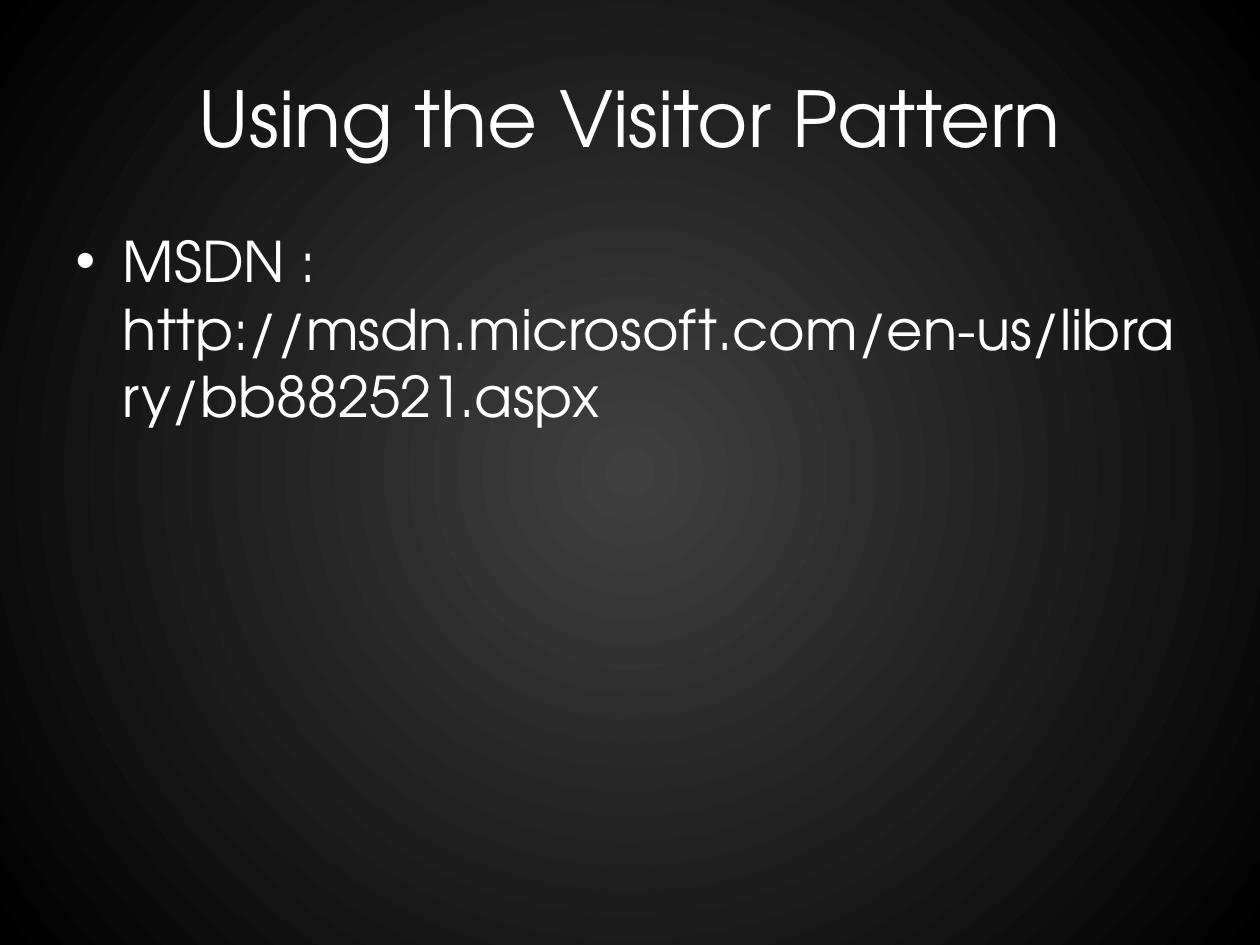
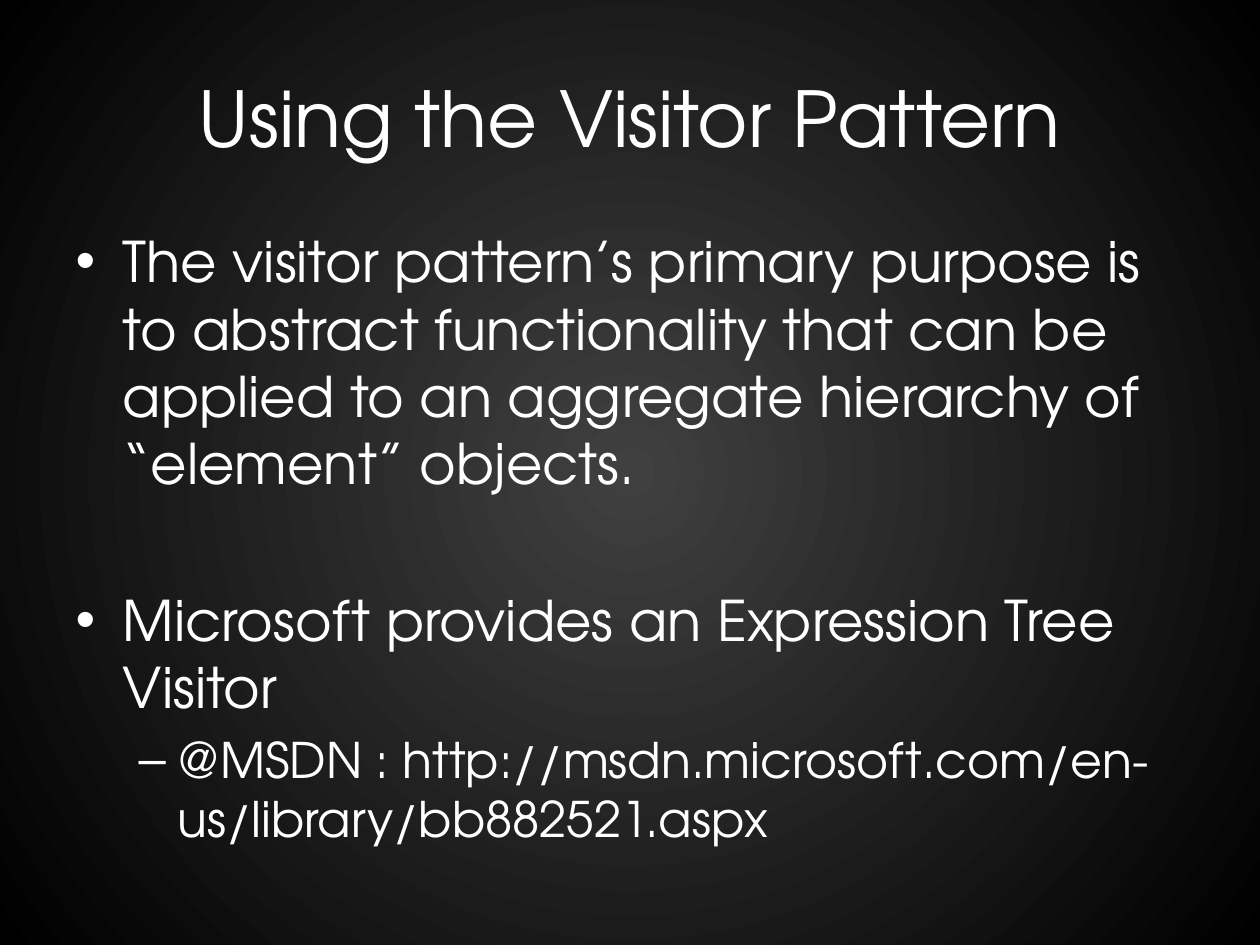
Before and after one commit to RookieOne/Evolve-Your-Code, a slide deck: slide 33 of EvolveYourCode.pptx (slide 51 before the commit). Drawn at 1260x945 pixels with LibreOffice and Linux fonts; fonts in the diff are those of the drawing. Boxes give left, top, right and bottom in pixels: in the first picture for what was removed or moved away, otherwise in the second. Text is boxed around its words. In the diff, an @@ line names an element or a change of style, - is before the commit and + after.

```diff
--- a/EvolveYourCode.pptx
+++ b/EvolveYourCode.pptx
@@ text at (x1=123, y1=240, x2=1148, y2=847): text changed @@
-• MSDN : http://msdn.microsoft.com/en-us/library/bb882521.aspx
+• The visitor pattern’s primary purpose is to abstract functionality that can be applied to an aggregate hierarchy of “element” objects.
+• Microsoft provides an Expression Tree Visitor
+  – @MSDN : http://msdn.microsoft.com/en-us/library/bb882521.aspx
```
Also in this commit, not shown: 24 other slides changed, 33 slides added, 12 slides removed, 34 other files.
